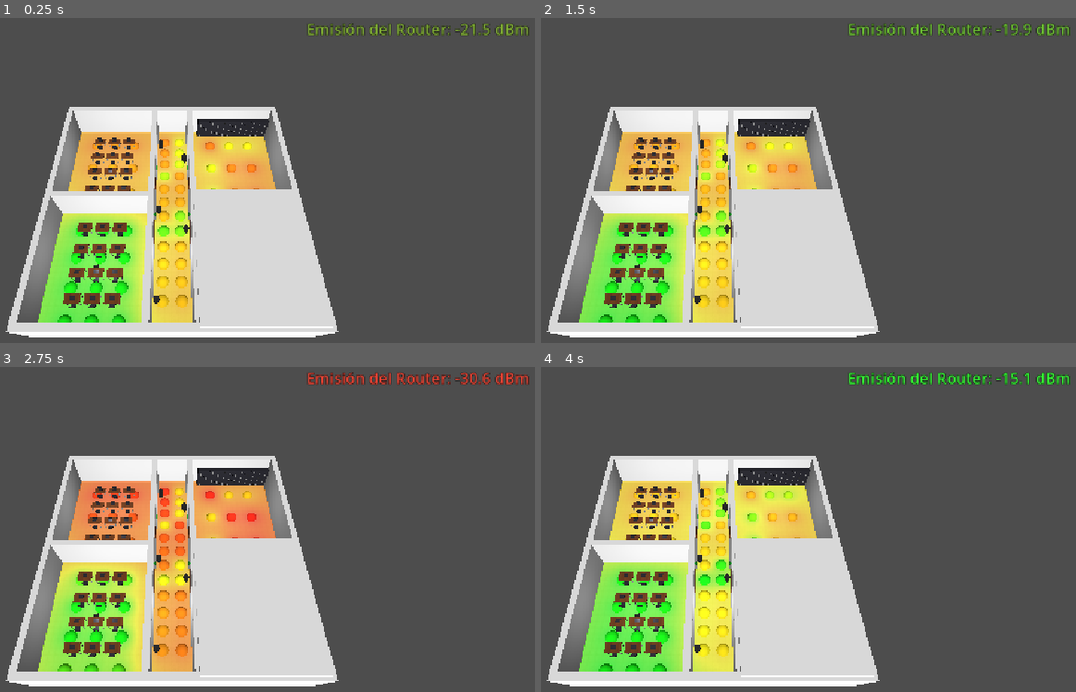
Above: before the commit, frames 1-4 (two rows, left to right).
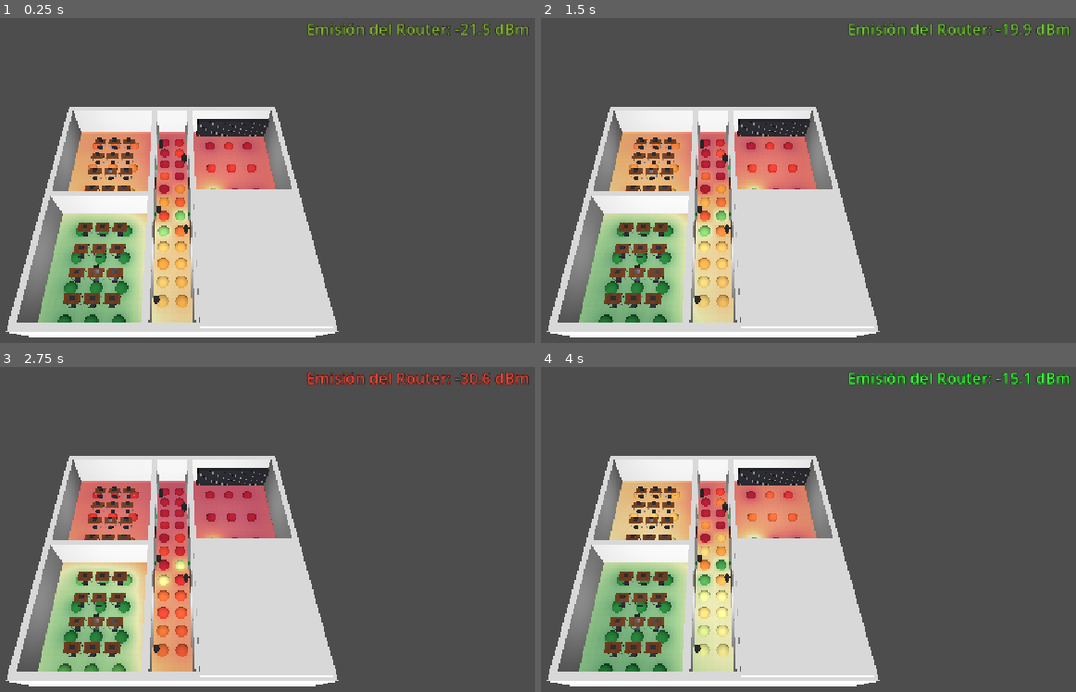
Above: after the commit, the same moments.

Repository: andreaestradaz-unmsm/godot-wifi
Game: Godot game, scene res://main.tscn
Two runs of this game, one before a commit and one after it. Both use one fixed random seed, a clock stepped at 60 frames per second and the inputs below.
Inputs (mouse positions are in pixels of both pictures, inside the frame that each line leads up to):
- Up to frame 1 (0.25 s): no input
- Up to frame 2 (1.5 s): tap Enter at 0.5 s; move the mouse to (878, 190) at 0.52 s; hold D 0.53-1.25 s; click (878, 190) at 0.67 s; tap Space at 0.77 s; drag from (562, 232) to (674, 294) at 1.27 s
- Up to frame 3 (2.75 s): move the mouse to (246, 467) at 2.02 s; hold D from 2.03 s (still down)
- Up to frame 4 (4 s): release D at 2.75 s; drag from (674, 643) to (outside the picture) at 2.77 s; move the mouse to (936, 623) at 3.52 s; hold A from 3.53 s (still down); tap Space at 3.77 s

The runs differ from the first frame. In frame 1, 13% of the frame differs, in the area x 7-52%, y 35-94%; in frame 2, 13%; in frame 3, 12%; in frame 4, 13%.

Commit message:
cambios en el heat

Diff:
--- a/proyecto-wifi/heatmap.gdshader
+++ b/proyecto-wifi/heatmap.gdshader
@@ -37,17 +37,24 @@
 	}
 
 	float norm = clamp(intensity, 0.0, 1.0);
-	vec3 color = vec3(1.0, 0.0, 0.0);
+	vec3 c_0 = vec3(0.65, 0.0, 0.15); // -90 dBm (Dark Red)
+	vec3 c_1 = vec3(0.9, 0.2, 0.15);  // -80 dBm (Red)
+	vec3 c_2 = vec3(0.95, 0.6, 0.2);  // -70 dBm (Orange)
+	vec3 c_3 = vec3(0.95, 0.95, 0.6); // -60 dBm (Pale Yellow)
+	vec3 c_4 = vec3(0.5, 0.8, 0.4);   // -50 dBm (Light Green)
+	vec3 c_5 = vec3(0.1, 0.5, 0.2);   // -40 dBm (Dark Green)
 
-	if (norm > 0.66) {
-		float p = (norm - 0.66) / 0.34;
-		color = mix(vec3(1.0, 1.0, 0.0), vec3(0.0, 1.0, 0.0), p);
-	} else if (norm > 0.33) {
-		float p = (norm - 0.33) / 0.33;
-		color = mix(vec3(1.0, 0.5, 0.0), vec3(1.0, 1.0, 0.0), p);
+	vec3 color;
+	if (norm <= 0.2) {
+		color = mix(c_0, c_1, norm / 0.2);
+	} else if (norm <= 0.4) {
+		color = mix(c_1, c_2, (norm - 0.2) / 0.2);
+	} else if (norm <= 0.6) {
+		color = mix(c_2, c_3, (norm - 0.4) / 0.2);
+	} else if (norm <= 0.8) {
+		color = mix(c_3, c_4, (norm - 0.6) / 0.2);
 	} else {
-		float p = norm / 0.33;
-		color = mix(vec3(1.0, 0.0, 0.0), vec3(1.0, 0.5, 0.0), p);
+		color = mix(c_4, c_5, (norm - 0.8) / 0.2);
 	}
 
 	ALBEDO = color;
--- a/proyecto-wifi/sensor.gd
+++ b/proyecto-wifi/sensor.gd
@@ -28,22 +28,29 @@
 
 	var perdida_obstaculos = 0.0
 
-	# --- LANZAMIENTO DEL RAYO ---
+	# --- LANZAMIENTO DEL RAYO MÚLTIPLE ---
 	var space_state = get_world_3d().direct_space_state
 	var query = PhysicsRayQueryParameters3D.create(global_position, router_node.global_position)
-	var resultado = space_state.intersect_ray(query)
+	var exclude_list = []
 
-	# Verificamos si el rayo chocó con una pared
-	if resultado:
+	for i in range(10): # Límite de obstáculos a atravesar
+		query.exclude = exclude_list
+		var resultado = space_state.intersect_ray(query)
+
+		if not resultado:
+			break # Llegó al router libremente
+
 		var objeto_chocado = resultado.collider
 
-		# Identificamos de qué está hecha la pared usando los grupos
 		if objeto_chocado.is_in_group("metal"):
-			perdida_obstaculos = 40.0 # Pierde 40 dBm
+			perdida_obstaculos += 40.0 # Pierde 40 dBm
 		elif objeto_chocado.is_in_group("concreto"):
-			perdida_obstaculos = 25.0 # Pierde 25 dBm
+			perdida_obstaculos += 25.0 # Pierde 25 dBm
 		elif objeto_chocado.is_in_group("madera"):
-			perdida_obstaculos = 5.0  # Pierde 5 dBm
+			perdida_obstaculos += 5.0  # Pierde 5 dBm
+
+		# Añadir a excluidos para continuar el rayo
+		exclude_list.append(resultado.rid)
 
 	# Señal final en dBm
 	var senal_dbm = base_dbm - perdida_distancia - perdida_obstaculos
@@ -52,15 +59,23 @@
 	intensidad_actual = clamp((senal_dbm - (-90.0)) / 50.0, 0.0, 1.0)
 	var intensidad_normalizada = intensidad_actual
 
-	var nuevo_color = Color.RED
-	if intensidad_normalizada > 0.66:
-		var peso = (intensidad_normalizada - 0.66) / 0.34
-		nuevo_color = Color.YELLOW.lerp(Color.GREEN, peso)
-	elif intensidad_normalizada > 0.33:
-		var peso = (intensidad_normalizada - 0.33) / 0.33
-		nuevo_color = Color.ORANGE.lerp(Color.YELLOW, peso)
+	var c_0 = Color(0.65, 0.0, 0.15) # -90 dBm (Dark Red)
+	var c_1 = Color(0.9, 0.2, 0.15)  # -80 dBm (Red)
+	var c_2 = Color(0.95, 0.6, 0.2)  # -70 dBm (Orange)
+	var c_3 = Color(0.95, 0.95, 0.6) # -60 dBm (Pale Yellow)
+	var c_4 = Color(0.5, 0.8, 0.4)   # -50 dBm (Light Green)
+	var c_5 = Color(0.1, 0.5, 0.2)   # -40 dBm (Dark Green)
+
+	var nuevo_color = c_0
+	if intensidad_normalizada <= 0.2:
+		nuevo_color = c_0.lerp(c_1, intensidad_normalizada / 0.2)
+	elif intensidad_normalizada <= 0.4:
+		nuevo_color = c_1.lerp(c_2, (intensidad_normalizada - 0.2) / 0.2)
+	elif intensidad_normalizada <= 0.6:
+		nuevo_color = c_2.lerp(c_3, (intensidad_normalizada - 0.4) / 0.2)
+	elif intensidad_normalizada <= 0.8:
+		nuevo_color = c_3.lerp(c_4, (intensidad_normalizada - 0.6) / 0.2)
 	else:
-		var peso = intensidad_normalizada / 0.33
-		nuevo_color = Color.RED.lerp(Color.ORANGE, peso)
+		nuevo_color = c_4.lerp(c_5, (intensidad_normalizada - 0.8) / 0.2)
 
 	material.albedo_color = nuevo_color
